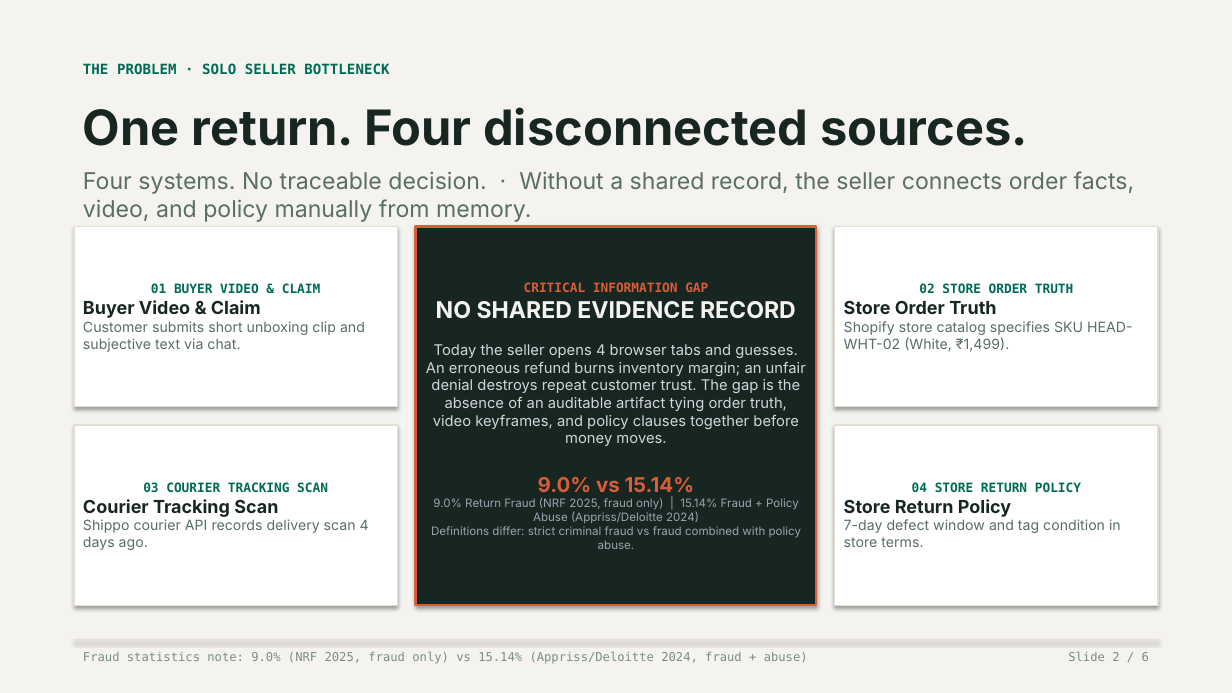
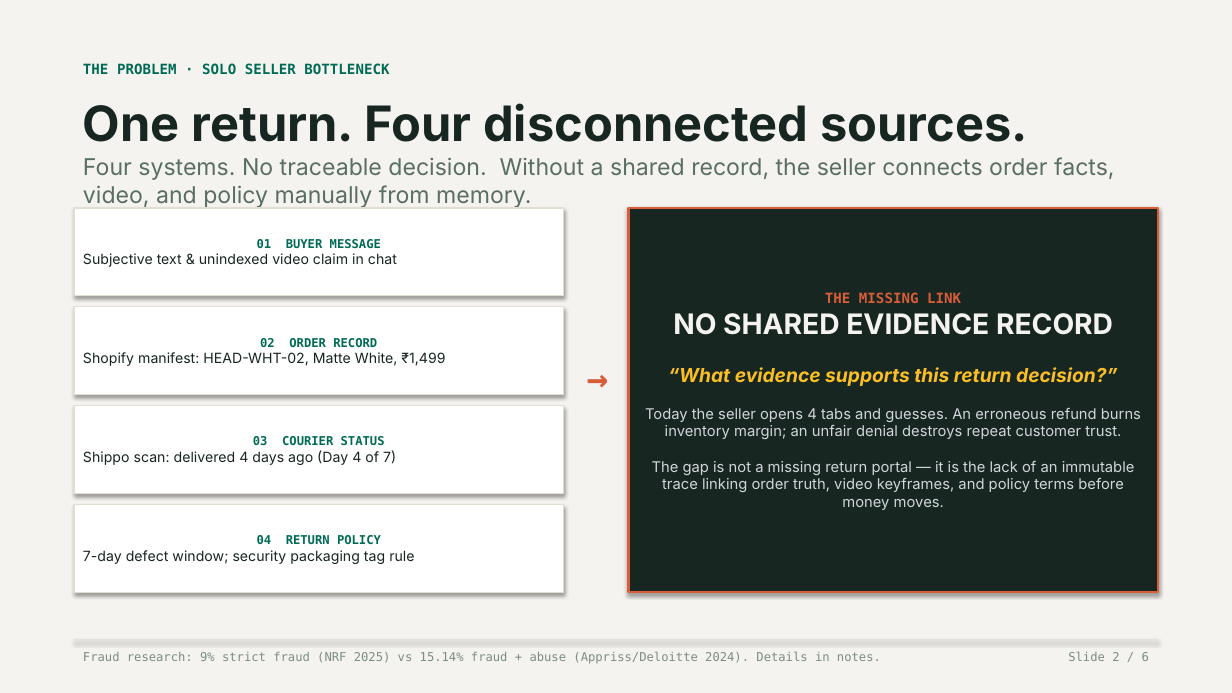
Before and after one commit to lenamkhanhh/hack4hack, a slide deck: slide 2 of ReturnLens_v4.pptx. Drawn at 1232x693 pixels with LibreOffice and Linux fonts; fonts in the diff are those of the drawing. Boxes give left, top, right and bottom in pixels: in the first picture for what was removed or moved away, otherwise in the second. Text is boxed around its words. In the diff, an @@ line names an element or a change of style, - is before the commit and + after.

Commit message:
feat(rescue): complete visual redesign, eliminate layout overflows, and recover presentation quality (#4)

```diff
--- a/ReturnLens_v4.pptx
+++ b/ReturnLens_v4.pptx
@@ text "One return. Four disconnected sources.": place and size @@
-text "One return. Four disconnected sources." at (83,107,1028,146)
+text "One return. Four disconnected sources." at (83,103,1028,142)
@@ text at (83,157,1115,207): text changed @@
-Four systems. No traceable decision. · Without a shared record, the seller connects order facts, video, and policy manually from memory.
+Four systems. No traceable decision. Without a shared record, the seller connects order facts, video, and policy manually from memory.
@@ rectangle added at (74,208,564,296), fill #FFFFFF, outline #E2DED4 1 pt, 11 pt, text #172621 @@
+01 BUYER MESSAGE
+Subjective text & unindexed video claim in chat
@@ rectangle "THE MISSING LINK": place and size @@
-rectangle "THE MISSING LINK" at (416,226,816,605)
+rectangle "THE MISSING LINK" at (628,208,1158,592)
@@ rectangle removed at (74,226,397,407) @@
-01 BUYER VIDEO & CLAIM
-Buyer Video & Claim
-Customer submits short unboxing clip and subjective text via chat.
@@ text in rectangle at (825,292,961,303): text changed; size 10 to 11 pt @@
-CRITICAL INFORMATION GAP
+THE MISSING LINK
@@ rectangle "02 ORDER RECORD": place and size @@
-rectangle "02 ORDER RECORD" at (835,226,1158,407)
+rectangle "02 ORDER RECORD" at (74,307,564,395)
@@ text in rectangle at (673,313,1113,335): size 18 to 22 pt in "NO SHARED EVIDENCE RECORD" @@
@@ text in rectangle at (83,338,445,366): text changed; text colour #596E64 to #172621 @@
-02 STORE ORDER TRUTH
-Store Order Truth
-Shopify store catalog specifies SKU HEAD-WHT-02 (White, ₹1,499).
+02 ORDER RECORD
+Shopify manifest: HEAD-WHT-02, Matte White, ₹1,499
@@ text added at (578,351,615,407), 28 pt, text #D95D39, bold @@
+→
@@ text in rectangle at (645,367,1141,510): text changed @@
-Today the seller opens 4 browser tabs and guesses. An erroneous refund burns inventory margin; an unfair denial destroys repeat customer trust. The gap is the absence of an auditable artifact tying order truth, video keyframes, and policy clauses together before money moves.
-9.0% vs 15.14%
-9.0% Return Fraud (NRF 2025, fraud only) | 15.14% Fraud + Policy Abuse (Appriss/Deloitte 2024)
-Definitions differ: strict criminal fraud vs fraud combined with policy abuse.
+“What evidence supports this return decision?”
+Today the seller opens 4 tabs and guesses. An erroneous refund burns inventory margin; an unfair denial destroys repeat customer trust.
+The gap is not a missing return portal — it is the lack of an immutable trace linking order truth, video keyframes, and policy terms before money moves.
@@ rectangle added at (74,406,564,494), fill #FFFFFF, outline #E2DED4 1 pt, 11 pt, text #172621 @@
+03 COURIER STATUS
+Shippo scan: delivered 4 days ago (Day 4 of 7)
@@ rectangle removed at (74,425,397,605) @@
-03 COURIER TRACKING SCAN
-Courier Tracking Scan
-Shippo courier API records delivery scan 4 days ago.
@@ rectangle removed at (835,425,1158,605) @@
-04 STORE RETURN POLICY
-Store Return Policy
-7-day defect window and tag condition in store terms.
@@ rectangle added at (74,505,564,592), fill #FFFFFF, outline #E2DED4 1 pt, 11 pt, text #172621 @@
+04 RETURN POLICY
+7-day defect window; security packaging tag rule
@@ text at (83,651,881,664): text changed @@
-Fraud statistics note: 9.0% (NRF 2025, fraud only) vs 15.14% (Appriss/Deloitte 2024, fraud + abuse)
+Fraud research: 9% strict fraud (NRF 2025) vs 15.14% fraud + abuse (Appriss/Deloitte 2024). Details in notes.
```
Also in this commit, not shown: 5 other slides changed, 26 other files.
